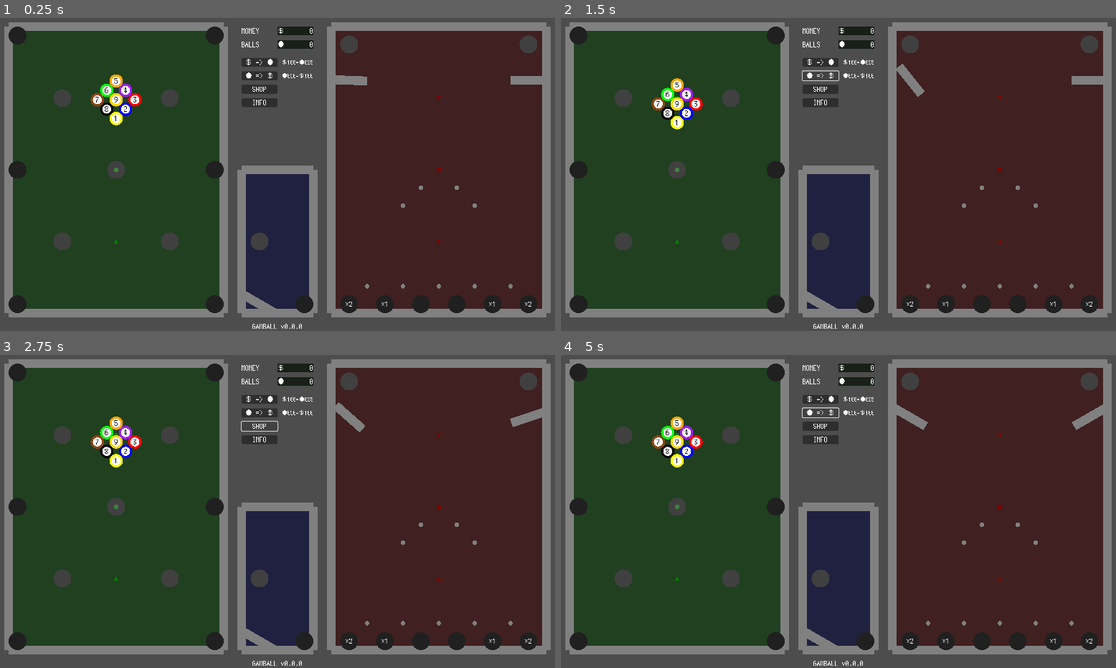
Above: before the commit, frames 1-4 (two rows, left to right).
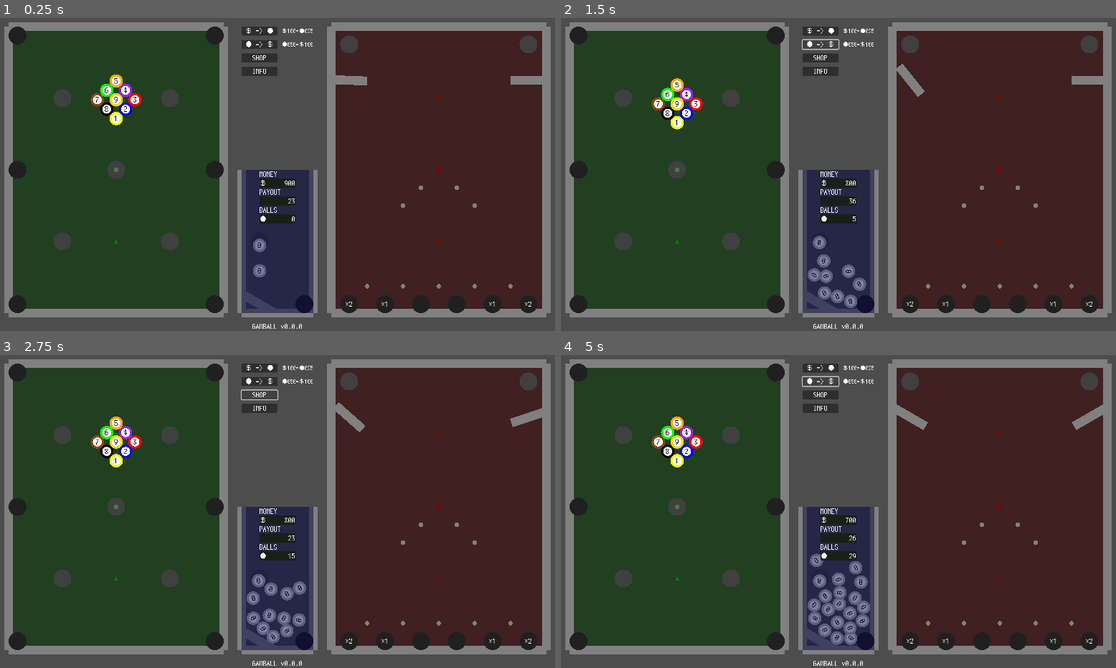
Above: after the commit, the same moments.

Repository: kamikoloss/gamball
Game: Godot game, scene res://scenes/main.tscn
Same seed, same stepped clock (60 frames per second), same inputs: the game is played once before the commit and once after it.
Inputs (mouse positions are in pixels of both pictures, inside the frame that each line leads up to; where the layout moved, square brackets give the same spot in the first picture):
- Up to frame 1 (0.25 s): no input
- Up to frame 2 (1.5 s): click (821, 30) [821, 61] at 0.5 s; click (821, 43) [821, 74] at 1.25 s
- Up to frame 3 (2.75 s): click (260, 395) [260, 426] at 2 s
- Up to frame 4 (5 s): click (821, 408) [821, 439] at 2.75 s; click (821, 367) [821, 398] at 3.5 s; click (821, 380) [821, 411] at 4.25 s

The runs differ from the first frame. In frame 1, 3.7% of the frame differs, in the area x 43-57%, y 2-95%; in frame 2, 4.1%; in frame 3, 4.3%; in frame 4, 5.0%.

Commit message:
Buy/Sell ボタンを動くようにした

Diff:
--- a/scenes/main.tscn
+++ b/scenes/main.tscn
@@ -16,15 +16,20 @@
 
 [sub_resource type="RectangleShape2D" id="RectangleShape2D_fi0lo"]
 
-[node name="Main" type="Node" node_paths=PackedStringArray("_billiards", "_pachinko", "_stack", "_balls", "_money_label", "_balls_label")]
+[node name="Main" type="Node" node_paths=PackedStringArray("_billiards", "_pachinko", "_stack", "_balls", "_buy_balls_button", "_sell_balls_button", "_shop_button", "_info_button", "_money_label", "_balls_label", "_payout_label")]
 script = ExtResource("1_h2e4g")
 _ball_scene = ExtResource("4_ldgjm")
 _billiards = NodePath("Billiards")
 _pachinko = NodePath("Pachinko")
 _stack = NodePath("Stack")
 _balls = NodePath("Balls")
+_buy_balls_button = NodePath("UI/Buttons/Buy")
+_sell_balls_button = NodePath("UI/Buttons/Sell")
+_shop_button = NodePath("UI/Buttons/Shop")
+_info_button = NodePath("UI/Buttons/Info")
 _money_label = NodePath("UI/Score/Money")
 _balls_label = NodePath("UI/Score/Balls")
+_payout_label = NodePath("UI/Score/Payout")
 
 [node name="Billiards" type="Node2D" parent="." node_paths=PackedStringArray("_spawn_position")]
 script = ExtResource("2_5y3bg")
@@ -662,6 +667,7 @@
 linear_damp = 1.0
 
 [node name="TextureRect" type="TextureRect" parent="Stack/Board"]
+visible = false
 self_modulate = Color(0.12549, 0.12549, 0.25098, 1)
 offset_left = -10.0
 offset_top = -10.0
@@ -700,6 +706,7 @@
 shape = SubResource("RectangleShape2D_fi0lo")
 
 [node name="Wall2" type="StaticBody2D" parent="Stack/Walls"]
+visible = false
 position = Vector2(640, 360)
 scale = Vector2(8, 1)
 
@@ -858,6 +865,15 @@
 layout_mode = 3
 anchors_preset = 0
 
+[node name="TextureRect" type="TextureRect" parent="UI"]
+self_modulate = Color(0, 0, 0.25098, 0.501961)
+offset_left = 560.0
+offset_top = 360.0
+offset_right = 720.0
+offset_bottom = 680.0
+texture = ExtResource("1_jd8wc")
+expand_mode = 1
+
 [node name="Score" type="Control" parent="UI"]
 anchors_preset = 0
 offset_right = 40.0
@@ -867,10 +883,10 @@
 modulate = Color(0.12549, 0.12549, 0.12549, 1)
 self_modulate = Color(0.752941, 1, 0.752941, 1)
 layout_mode = 0
-offset_left = 640.0
-offset_top = 40.0
-offset_right = 720.0
-offset_bottom = 60.0
+offset_left = 600.0
+offset_top = 380.0
+offset_right = 680.0
+offset_bottom = 400.0
 texture = ExtResource("1_jd8wc")
 expand_mode = 1
 
@@ -878,26 +894,171 @@
 modulate = Color(0.12549, 0.12549, 0.12549, 1)
 self_modulate = Color(0.752941, 1, 0.752941, 1)
 layout_mode = 0
-offset_left = 640.0
-offset_top = 70.0
-offset_right = 720.0
-offset_bottom = 90.0
+offset_left = 600.0
+offset_top = 460.0
+offset_right = 680.0
+offset_bottom = 480.0
+texture = ExtResource("1_jd8wc")
+expand_mode = 1
+
+[node name="TextureRect3" type="TextureRect" parent="UI/Score"]
+modulate = Color(0.12549, 0.12549, 0.12549, 1)
+self_modulate = Color(0.752941, 1, 0.752941, 1)
+offset_left = 600.0
+offset_top = 420.0
+offset_right = 680.0
+offset_bottom = 440.0
 texture = ExtResource("1_jd8wc")
 expand_mode = 1
 
 [node name="Label" type="Label" parent="UI/Score"]
+layout_mode = 0
+offset_left = 600.0
+offset_top = 360.0
+offset_right = 920.0
+offset_bottom = 440.0
+scale = Vector2(0.25, 0.25)
+theme_override_fonts/font = ExtResource("7_yeeqd")
+theme_override_font_sizes/font_size = 64
+text = "MONEY"
+vertical_alignment = 1
+
+[node name="Label2" type="Label" parent="UI/Score"]
+layout_mode = 0
+offset_left = 600.0
+offset_top = 440.0
+offset_right = 920.0
+offset_bottom = 520.0
+scale = Vector2(0.25, 0.25)
+theme_override_fonts/font = ExtResource("7_yeeqd")
+theme_override_font_sizes/font_size = 64
+text = "BALLS"
+vertical_alignment = 1
+
+[node name="Label3" type="Label" parent="UI/Score"]
+layout_mode = 0
+offset_left = 600.0
+offset_top = 380.0
+offset_right = 920.0
+offset_bottom = 460.0
+scale = Vector2(0.25, 0.25)
+theme_override_fonts/font = ExtResource("7_yeeqd")
+theme_override_font_sizes/font_size = 64
+text = "＄"
+vertical_alignment = 1
+
+[node name="Label4" type="Label" parent="UI/Score"]
+layout_mode = 0
+offset_left = 600.0
+offset_top = 460.0
+offset_right = 920.0
+offset_bottom = 540.0
+scale = Vector2(0.25, 0.25)
+theme_override_fonts/font = ExtResource("7_yeeqd")
+theme_override_font_sizes/font_size = 64
+text = "●"
+vertical_alignment = 1
+
+[node name="Label5" type="Label" parent="UI/Score"]
+offset_left = 600.0
+offset_top = 400.0
+offset_right = 920.0
+offset_bottom = 480.0
+scale = Vector2(0.25, 0.25)
+theme_override_fonts/font = ExtResource("7_yeeqd")
+theme_override_font_sizes/font_size = 64
+text = "PAYOUT"
+vertical_alignment = 1
+
+[node name="Money" type="Label" parent="UI/Score"]
+layout_mode = 0
+offset_left = 600.0
+offset_top = 380.0
+offset_right = 920.0
+offset_bottom = 460.0
+scale = Vector2(0.25, 0.25)
+theme_override_fonts/font = ExtResource("7_yeeqd")
+theme_override_font_sizes/font_size = 64
+text = "999999"
+horizontal_alignment = 2
+vertical_alignment = 1
+
+[node name="Balls" type="Label" parent="UI/Score"]
+layout_mode = 0
+offset_left = 600.0
+offset_top = 460.0
+offset_right = 920.0
+offset_bottom = 540.0
+scale = Vector2(0.25, 0.25)
+theme_override_fonts/font = ExtResource("7_yeeqd")
+theme_override_font_sizes/font_size = 64
+text = "999999"
+horizontal_alignment = 2
+vertical_alignment = 1
+
+[node name="Payout" type="Label" parent="UI/Score"]
+offset_left = 600.0
+offset_top = 420.0
+offset_right = 920.0
+offset_bottom = 500.0
+scale = Vector2(0.25, 0.25)
+theme_override_fonts/font = ExtResource("7_yeeqd")
+theme_override_font_sizes/font_size = 64
+text = "999999"
+horizontal_alignment = 2
+vertical_alignment = 1
+
+[node name="Buttons" type="Control" parent="UI"]
+anchors_preset = 0
+offset_right = 40.0
+offset_bottom = 40.0
+
+[node name="Buy" type="Button" parent="UI/Buttons"]
 layout_mode = 0
 offset_left = 560.0
 offset_top = 40.0
-offset_right = 1200.0
+offset_right = 640.0
+offset_bottom = 60.0
+theme_override_fonts/font = ExtResource("7_yeeqd")
+
+[node name="Sell" type="Button" parent="UI/Buttons"]
+layout_mode = 0
+offset_left = 560.0
+offset_top = 70.0
+offset_right = 640.0
+offset_bottom = 90.0
+theme_override_fonts/font = ExtResource("7_yeeqd")
+
+[node name="Shop" type="Button" parent="UI/Buttons"]
+layout_mode = 0
+offset_left = 560.0
+offset_top = 100.0
+offset_right = 640.0
 offset_bottom = 120.0
-scale = Vector2(0.25, 0.25)
-theme_override_fonts/font = ExtResource("7_yeeqd")
-theme_override_font_sizes/font_size = 64
-text = "MONEY"
-vertical_alignment = 1
-
-[node name="Label2" type="Label" parent="UI/Score"]
+theme_override_fonts/font = ExtResource("7_yeeqd")
+
+[node name="Info" type="Button" parent="UI/Buttons"]
+layout_mode = 0
+offset_left = 560.0
+offset_top = 130.0
+offset_right = 640.0
+offset_bottom = 150.0
+theme_override_fonts/font = ExtResource("7_yeeqd")
+
+[node name="Label" type="Label" parent="UI/Buttons"]
+layout_mode = 0
+offset_left = 560.0
+offset_top = 40.0
+offset_right = 880.0
+offset_bottom = 120.0
+scale = Vector2(0.25, 0.25)
+theme_override_fonts/font = ExtResource("7_yeeqd")
+theme_override_font_sizes/font_size = 64
+text = "＄ => ●"
+horizontal_alignment = 1
+vertical_alignment = 1
+
+[node name="Label2" type="Label" parent="UI/Buttons"]
 layout_mode = 0
 offset_left = 560.0
 offset_top = 70.0
@@ -906,141 +1067,29 @@
 scale = Vector2(0.25, 0.25)
 theme_override_fonts/font = ExtResource("7_yeeqd")
 theme_override_font_sizes/font_size = 64
-text = "BALLS"
-vertical_alignment = 1
-
-[node name="Label3" type="Label" parent="UI/Score"]
+text = "● => ＄"
+horizontal_alignment = 1
+vertical_alignment = 1
+
+[node name="Label3" type="Label" parent="UI/Buttons"]
 layout_mode = 0
 offset_left = 640.0
 offset_top = 40.0
-offset_right = 960.0
-offset_bottom = 120.0
-scale = Vector2(0.25, 0.25)
-theme_override_fonts/font = ExtResource("7_yeeqd")
-theme_override_font_sizes/font_size = 64
-text = "＄"
-vertical_alignment = 1
-
-[node name="Label4" type="Label" parent="UI/Score"]
+offset_right = 1040.0
+offset_bottom = 140.0
+scale = Vector2(0.2, 0.2)
+theme_override_fonts/font = ExtResource("7_yeeqd")
+theme_override_font_sizes/font_size = 64
+text = "＄100=●025"
+horizontal_alignment = 2
+vertical_alignment = 1
+
+[node name="Label4" type="Label" parent="UI/Buttons"]
 layout_mode = 0
 offset_left = 640.0
 offset_top = 70.0
-offset_right = 960.0
-offset_bottom = 150.0
-scale = Vector2(0.25, 0.25)
-theme_override_fonts/font = ExtResource("7_yeeqd")
-theme_override_font_sizes/font_size = 64
-text = "●"
-vertical_alignment = 1
-
-[node name="Money" type="Label" parent="UI/Score"]
-layout_mode = 0
-offset_left = 560.0
-offset_top = 40.0
-offset_right = 1200.0
-offset_bottom = 120.0
-scale = Vector2(0.25, 0.25)
-theme_override_fonts/font = ExtResource("7_yeeqd")
-theme_override_font_sizes/font_size = 64
-text = "999999"
-horizontal_alignment = 2
-vertical_alignment = 1
-
-[node name="Balls" type="Label" parent="UI/Score"]
-layout_mode = 0
-offset_left = 640.0
-offset_top = 70.0
-offset_right = 960.0
-offset_bottom = 150.0
-scale = Vector2(0.25, 0.25)
-theme_override_fonts/font = ExtResource("7_yeeqd")
-theme_override_font_sizes/font_size = 64
-text = "999999"
-horizontal_alignment = 2
-vertical_alignment = 1
-
-[node name="Buttons" type="Control" parent="UI"]
-anchors_preset = 0
-offset_right = 40.0
-offset_bottom = 40.0
-
-[node name="Buy" type="Button" parent="UI/Buttons"]
-layout_mode = 0
-offset_left = 560.0
-offset_top = 110.0
-offset_right = 640.0
-offset_bottom = 130.0
-theme_override_fonts/font = ExtResource("7_yeeqd")
-
-[node name="Sell" type="Button" parent="UI/Buttons"]
-layout_mode = 0
-offset_left = 560.0
-offset_top = 140.0
-offset_right = 640.0
-offset_bottom = 160.0
-theme_override_fonts/font = ExtResource("7_yeeqd")
-
-[node name="Shop" type="Button" parent="UI/Buttons"]
-layout_mode = 0
-offset_left = 560.0
-offset_top = 170.0
-offset_right = 640.0
-offset_bottom = 190.0
-theme_override_fonts/font = ExtResource("7_yeeqd")
-
-[node name="Info" type="Button" parent="UI/Buttons"]
-layout_mode = 0
-offset_left = 560.0
-offset_top = 200.0
-offset_right = 640.0
-offset_bottom = 220.0
-theme_override_fonts/font = ExtResource("7_yeeqd")
-
-[node name="Label" type="Label" parent="UI/Buttons"]
-layout_mode = 0
-offset_left = 560.0
-offset_top = 110.0
-offset_right = 880.0
-offset_bottom = 190.0
-scale = Vector2(0.25, 0.25)
-theme_override_fonts/font = ExtResource("7_yeeqd")
-theme_override_font_sizes/font_size = 64
-text = "＄ => ●"
-horizontal_alignment = 1
-vertical_alignment = 1
-
-[node name="Label2" type="Label" parent="UI/Buttons"]
-layout_mode = 0
-offset_left = 560.0
-offset_top = 140.0
-offset_right = 880.0
-offset_bottom = 220.0
-scale = Vector2(0.25, 0.25)
-theme_override_fonts/font = ExtResource("7_yeeqd")
-theme_override_font_sizes/font_size = 64
-text = "● => ＄"
-horizontal_alignment = 1
-vertical_alignment = 1
-
-[node name="Label3" type="Label" parent="UI/Buttons"]
-layout_mode = 0
-offset_left = 640.0
-offset_top = 110.0
 offset_right = 1040.0
-offset_bottom = 210.0
-scale = Vector2(0.2, 0.2)
-theme_override_fonts/font = ExtResource("7_yeeqd")
-theme_override_font_sizes/font_size = 64
-text = "＄100=●025"
-horizontal_alignment = 2
-vertical_alignment = 1
-
-[node name="Label4" type="Label" parent="UI/Buttons"]
-layout_mode = 0
-offset_left = 640.0
-offset_top = 140.0
-offset_right = 1040.0
-offset_bottom = 240.0
+offset_bottom = 170.0
 scale = Vector2(0.2, 0.2)
 theme_override_fonts/font = ExtResource("7_yeeqd")
 theme_override_font_sizes/font_size = 64
@@ -1051,9 +1100,9 @@
 [node name="Label5" type="Label" parent="UI/Buttons"]
 layout_mode = 0
 offset_left = 560.0
-offset_top = 170.0
+offset_top = 100.0
 offset_right = 880.0
-offset_bottom = 250.0
+offset_bottom = 180.0
 scale = Vector2(0.25, 0.25)
 theme_override_fonts/font = ExtResource("7_yeeqd")
 theme_override_font_sizes/font_size = 64
@@ -1064,9 +1113,9 @@
 [node name="Label6" type="Label" parent="UI/Buttons"]
 layout_mode = 0
 offset_left = 560.0
-offset_top = 200.0
+offset_top = 130.0
 offset_right = 880.0
-offset_bottom = 280.0
+offset_bottom = 210.0
 scale = Vector2(0.25, 0.25)
 theme_override_fonts/font = ExtResource("7_yeeqd")
 theme_override_font_sizes/font_size = 64
--- a/scripts/main.gd
+++ b/scripts/main.gd
@@ -10,8 +10,13 @@
 @export var _stack: Stack
 @export var _balls: Node2D
 # UI
+@export var _buy_balls_button: Button
+@export var _sell_balls_button: Button
+@export var _shop_button: Button
+@export var _info_button: Button
 @export var _money_label: Label
 @export var _balls_label: Label
+@export var _payout_label: Label
 
 
 var money: int = 0:
@@ -22,6 +27,9 @@
 	set(value):
 		balls = value
 		_balls_label.text = str(balls)
+var payout: int = 0:
+	get:
+		return _payout_list.size()
 
 
 # 出現する Ball の level のリスト (確率込み)
@@ -29,22 +37,39 @@
 # 払い出しが残っている Ball の level のリスト
 var _payout_list: Array[int] = []
 # 何秒ごとに 1 Ball を払い出すか
-var _payout_interval: float = 0.05
+var _payout_interval: float = 0.1
+
+# [x, y] x money = y balls
+var _buy_rate: Array[int] = [100, 25]
+# [x, y] x balls = y money
+var _sell_rate: Array[int] = [50, 100]
 
 
 func _ready() -> void:
 	# Label 用に初期化する
-	money = 0
+	money = 1000
 	balls = 0
+
+	# Button に接続する
+	_buy_balls_button.pressed.connect(_on_buy_balls_button_pressed)
+	_sell_balls_button.pressed.connect(_on_sell_balls_button_pressed)
+	_shop_button.pressed.connect(_on_shop_button_pressed)
+	_info_button.pressed.connect(_on_info_button_pressed)
 
 	# すべての Hole の signal に接続する
 	var holes = get_tree().get_nodes_in_group("hole")
 	for hole: Hole in holes:
 		hole.ball_entered.connect(_on_hole_ball_entered)
 
-	# 払いだし処理を開始する
+	# 貸し出しボタンを1プッシュしておく
+	_on_buy_balls_button_pressed()
+
+	# 払い出し処理を開始する
 	_start_payout()
 
+
+func _process(delta: float) -> void:
+	_payout_label.text = str(payout)
 
 
 func create_new_ball(level: int = 0) -> Ball:
@@ -58,6 +83,8 @@
 	if event is InputEventKey and event.is_pressed():
 		match event.keycode:
 			KEY_ENTER:
+				# debug
+				balls -= 1
 				var level = _level_list.pick_random()
 				var new_ball = create_new_ball(level)
 				_billiards.spawn_ball(new_ball)
@@ -67,6 +94,34 @@
 				var force_y = -1 * 1000
 				var impulse = Vector2(force_x, force_y)
 				_billiards.shoot_ball(impulse)
+
+
+func _on_buy_balls_button_pressed() -> void:
+	var money_unit = _buy_rate[0]
+	var balls_unit = _buy_rate[1]
+	if money < money_unit:
+		return
+	money -= money_unit
+	#balls += balls_unit
+	for i in range(balls_unit):
+		_payout_list.push_back(0)
+
+
+func _on_sell_balls_button_pressed() -> void:
+	var balls_unit = _sell_rate[0]
+	var money_unit = _sell_rate[1]
+	if balls < balls_unit:
+		return
+	balls -= balls_unit
+	money += money_unit
+
+
+func _on_shop_button_pressed() -> void:
+	pass
+
+
+func _on_info_button_pressed() -> void:
+	pass
 
 
 # Ball が Hole に落ちたときの処理
